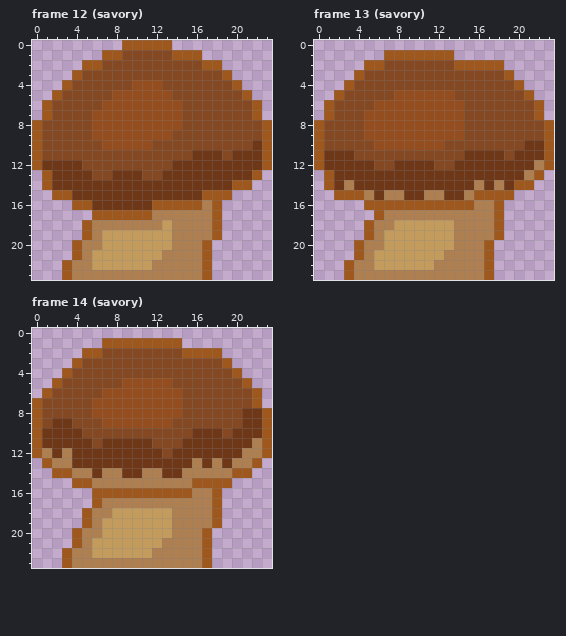
File history of a pixel-art file, Assets/Art/Tilesets/mushroom.aseprite. Above, as it was before the edit.
24x24 pixels, 14 frames. Shown: frame 12 (savory), frame 13 (savory), frame 14 (savory). The commit also changed other frames, which this record leaves out.
And afterwards:
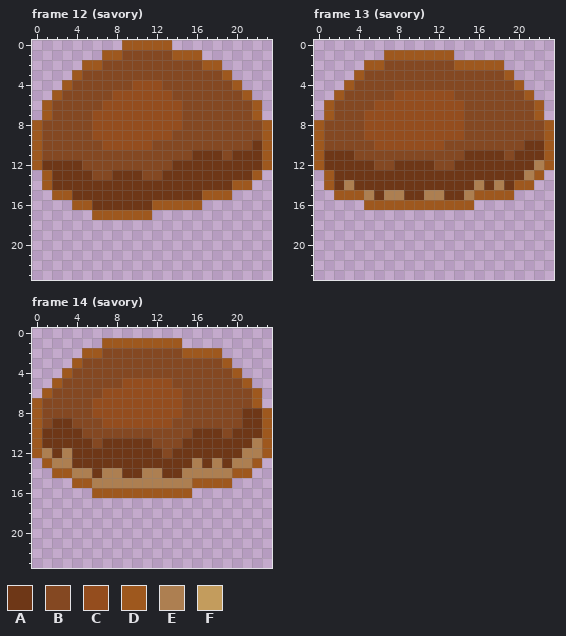
Palette (. is transparent): A #6e3717  B #844822  C #944d1e  D #9e581e  E #ad7f51  F #c39c5d
Edits made:
layer "ground stem" now hidden
Changed rows in their new state; - is an unchanged pixel.
Frame 12 (savory):
first column x 3:
16 --------------..
17 ---------.......
18 --..............
19 --..............
20 -..............-
21 -..............-
22 ...............-
23 ...............-
Frame 13 (savory):
first column x 3:
16 -------------...
17 ---.............
18 --..............
19 --..............
20 -..............-
21 -..............-
22 ...............-
23 ...............-
Frame 14 (savory): the same change as frame 13 (savory)
Changed places in both pictures, as pixel boxes (x1, y1, x2, y2):
erased: (62, 200, 222, 280)
erased: (344, 200, 504, 280)
erased: (62, 488, 222, 568)
